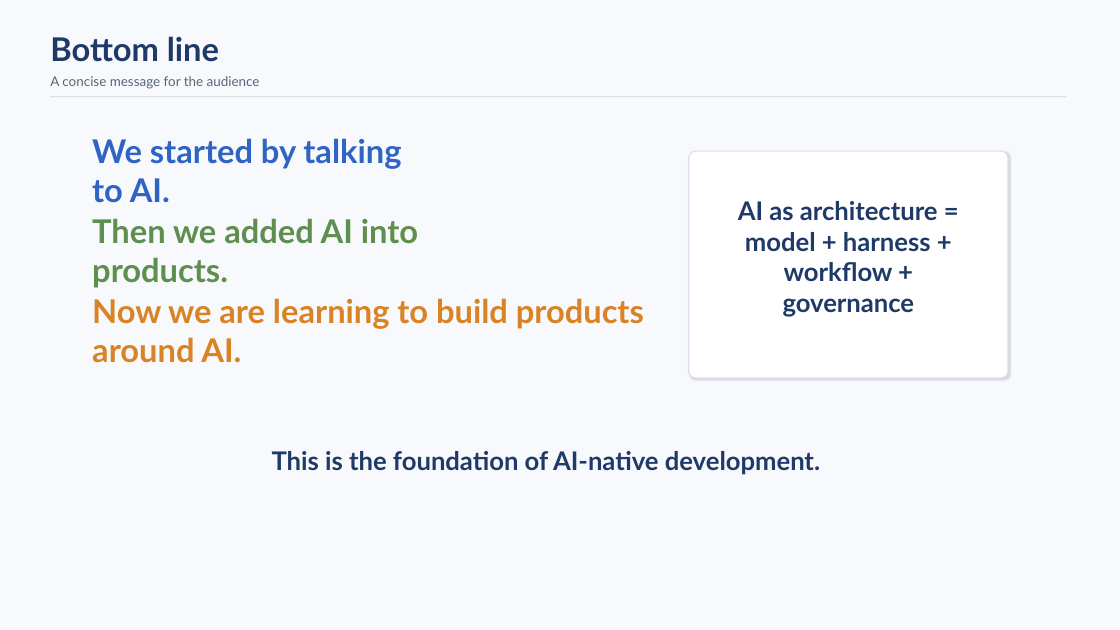
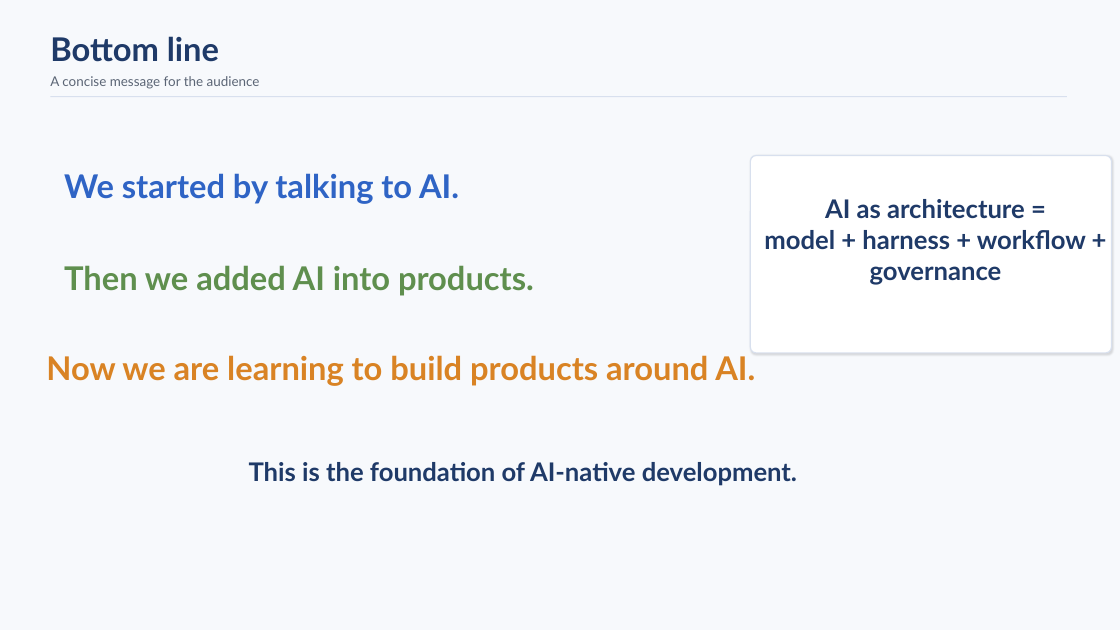
Before and after one commit to mnanos/AI_native_workshop, a slide deck: slide 6 of AI_as_Architecture_with_Harness_Update.pptx. Drawn at 1120x630 pixels with LibreOffice and Linux fonts; fonts in the diff are those of the drawing. Boxes give left, top, right and bottom in pixels: in the first picture for what was removed or moved away, otherwise in the second. Text is boxed around its words. In the diff, an @@ line names an element or a change of style, - is before the commit and + after.

```diff
--- a/AI_as_Architecture_with_Harness_Update.pptx
+++ b/AI_as_Architecture_with_Harness_Update.pptx
@@ text "We started by talking to ..." rewrapped from box(92, 138, 401, 203) to box(64, 173, 459, 204) @@
@@ rounded rectangle: place and size @@
-rounded rectangle at box(689, 151, 1008, 378)
+rounded rectangle at box(750, 155, 1112, 353)
@@ text "AI as architecture =" rewrapped from box(738, 201, 938, 317) to box(764, 199, 1086, 285) @@
@@ text "Then we added AI into ..." rewrapped from box(92, 218, 418, 288) to box(64, 265, 534, 296) @@
@@ text "Now we are learning to ..." rewrapped from box(92, 298, 644, 363) to box(46, 355, 755, 386) @@
@@ text "This is the foundation of ...": place and size @@
-text "This is the foundation of ..." at box(272, 451, 820, 475)
+text "This is the foundation of ..." at box(249, 462, 797, 486)
```
Also in this commit, not shown: 3 other slides changed.
